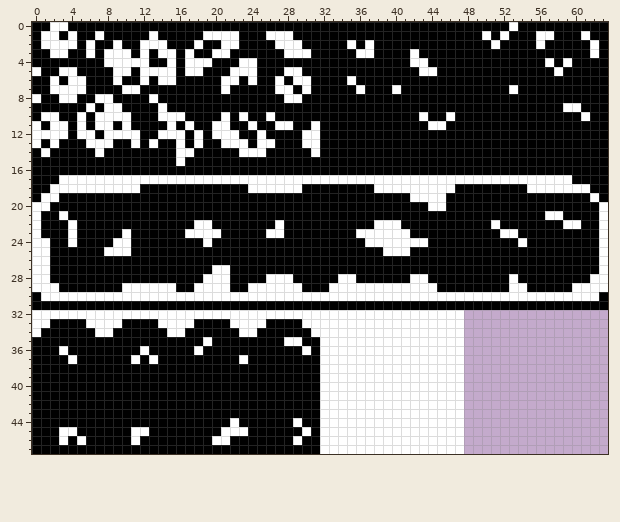
One commit to this pixel-art file: Assets/Art/Sprites/Tilemap/Tilemap.aseprite. That is the earlier state.
64x48 pixels, 1 frame.
After:
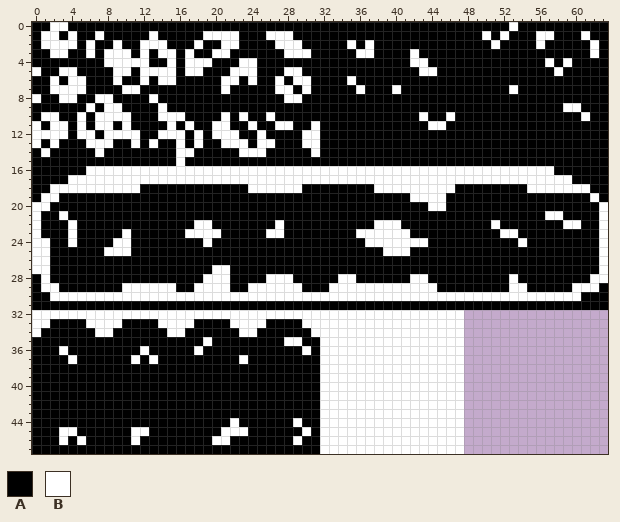
Palette (. is transparent): A #000000  B #ffffff
Changes in this commit:
{"y":16,"x":6,"old":"AAAAAAAAAAAAAAAAAAAAAAAAAAAAAAAAAAAAAAAAAAAAAAAAAAAA","new":"BBBBBBBBBBBBBBBBBBBBBBBBBBBBBBBBBBBBBBBBBBBBBBBBBBBB"}
{"y":17,"x":3,"old":"B","new":"A"}
{"y":28,"x":0,"old":"B","new":"A"}
{"y":29,"x":0,"old":"B","new":"A"}
{"y":29,"x":63,"old":"B","new":"A"}
{"y":30,"x":1,"old":"B","new":"A"}
{"y":30,"x":61,"old":"BB","new":"AA"}
